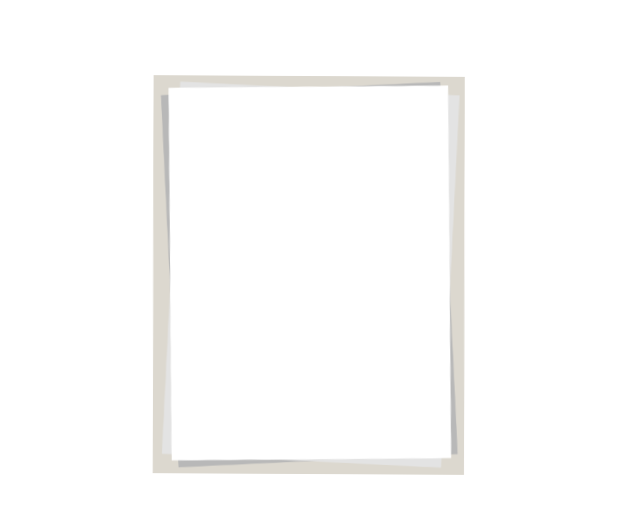
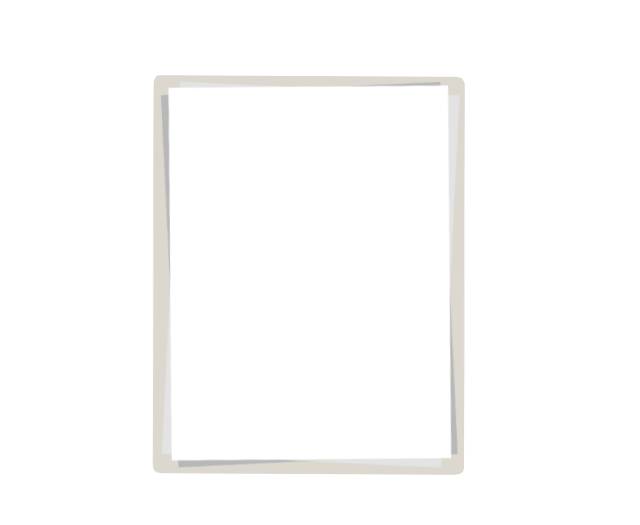
Revision of a layered 640 x 525 image; what changed, layer by layer:
added group "Quota" with 4 layers above "Copy of Paint Layer 3 (pasted)" over [152, 75, 465, 475]
moved "Copy of Paint Layer 2" (1st of 3, in "Quota") into group "Quota", painted on it over [152, 75, 465, 475]
moved "Copy of Paint Layer 2" (2nd of 3, in "Quota") into group "Quota", painted on it over [152, 75, 465, 475]
moved "Copy of Paint Layer 2" (3rd of 3, in "Quota") into group "Quota", painted on it over [152, 75, 465, 475]
moved "Paint Layer 2" into group "Quota", painted on it over [152, 75, 465, 475]
